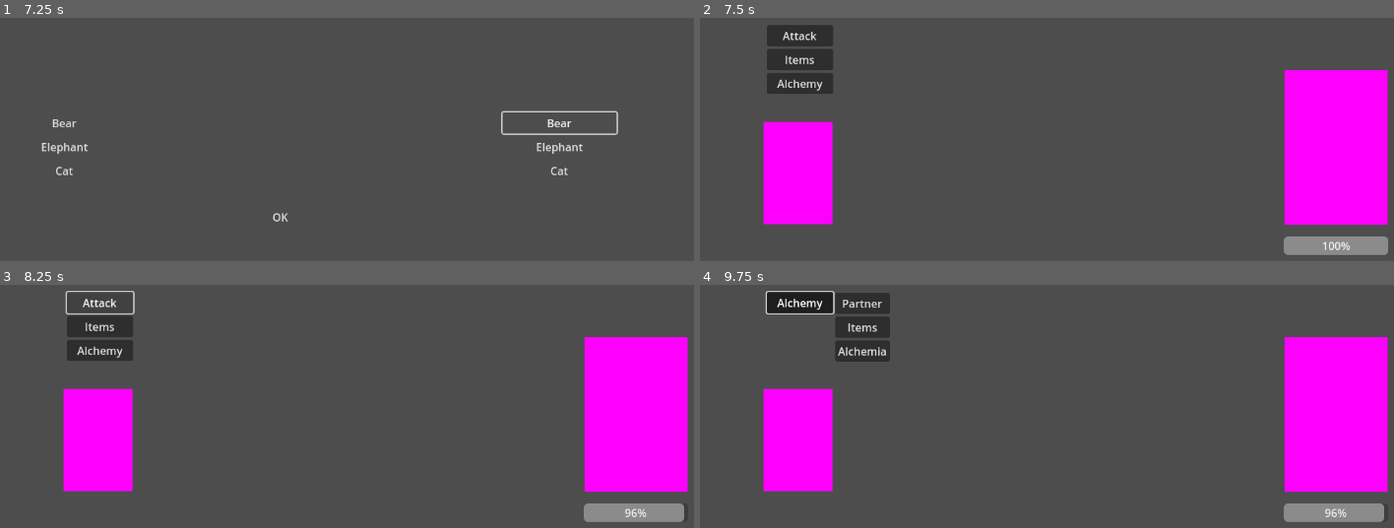
Above: before the commit, frames 1-4 (two rows, left to right).
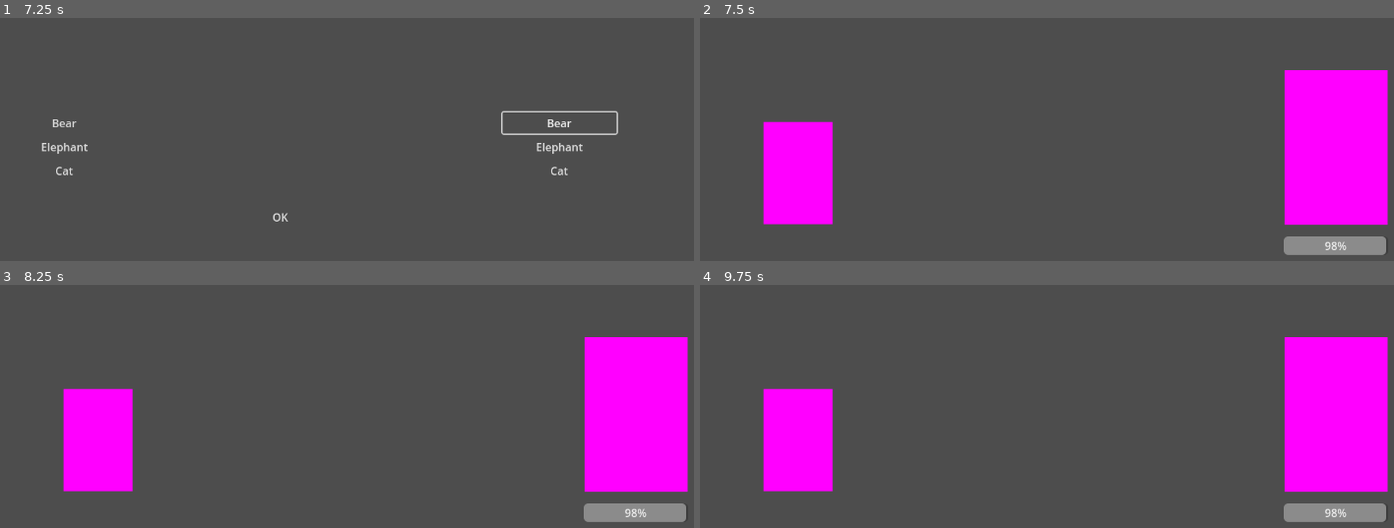
Above: after the commit, the same moments.

Repository: WolfMongress/from_the_shadows_ps_gamejam
Game: Godot game, scene res://battle_scene.tscn
Two runs of this game, one before a commit and one after it. Both use one fixed random seed, a clock stepped at 60 frames per second and the inputs below.
Inputs (mouse positions are in pixels of both pictures, inside the frame that each line leads up to):
- Up to frame 1 (7.25 s): click "Attack" at 0.5 s; click "Items" at 1.25 s; click "Alchemy" at 2 s; click "Partner" at 2.75 s; tap Enter (ui_accept) at 3.5 s; move the mouse to (485, 27) at 3.52 s; hold Enter (ui_accept) 3.53-4.25 s; click (485, 27) at 3.67 s; click "Bear" at 4.25 s; click "Elephant" at 5 s; click "Cat" at 5.75 s; click "Bear" at 6.5 s
- Up to frame 2 (7.5 s): click "OK" at 7.25 s
- Up to frame 3 (8.25 s): click (97, 302) at 8 s, where only the run before the commit has a clickable "Attack"
- Up to frame 4 (9.75 s): click (797, 326) at 8.75 s, where only the run before the commit has a clickable "Items"; click (797, 350) at 9.5 s, where only the run before the commit has a clickable "Alchemy"

Frame 1 is identical in both runs. In frame 2, 2.4% of the frame differs, in the area x 9-100%, y 2-98%; in frame 3, 1.8%; in frame 4, 2.8%, in the area x 9-99%, y 2-98%.

Commit message:
all important variables so far are global
you can now attack the boss then go to a different scene and still have the boss's health be down btw, im taking a break

Diff:
--- a/Global.gd
+++ b/Global.gd
@@ -8,7 +8,7 @@
 var beast3 = false
 
 var transformed = false
-var first_turn = true
+var player_turn = true
 
 var three_turn_countdown = 0
 
--- a/alchemia.tscn
+++ b/alchemia.tscn
@@ -31,7 +31,6 @@
 texture = SubResource("PlaceholderTexture2D_ro64n")
 
 [node name="Primary UI" type="VBoxContainer" parent="."]
-visible = false
 offset_left = -45.0
 offset_top = -217.0
 offset_right = 52.0
--- a/battle_scene.gd
+++ b/battle_scene.gd
@@ -1,4 +1 @@
 extends Node
-
-func _ready():
-	$Alchemia.load_all()
--- a/battle_scene.tscn
+++ b/battle_scene.tscn
@@ -21,10 +21,8 @@
 [node name="boss" parent="." instance=ExtResource("1_gyqp6")]
 position = Vector2(1046, 468)
 
-[node name="Alchemia" parent="." node_paths=PackedStringArray("partner", "boss") instance=ExtResource("2_b3pwu")]
+[node name="Alchemia" parent="." instance=ExtResource("2_b3pwu")]
 position = Vector2(257, 506)
-partner = NodePath("../partner")
-boss = NodePath("../boss")
 
 [node name="partner" parent="." instance=ExtResource("4_85tkj")]
 position = Vector2(135, 554)
--- /dev/null
+++ b/big_potion_bottle.gd
@@ -0,0 +1,7 @@
+extends Area2D
+
+func _on_body_entered(body):
+	if $"../Goldenseal":
+		print("brewing")
+	elif $"../Armoranth":
+		print("we aint cooking")
--- a/boss_health_bar.gd
+++ b/boss_health_bar.gd
@@ -1,7 +1,7 @@
 extends ProgressBar
 
 func _ready():
-	set_value_no_signal(500)
+	set_value_no_signal(Global.boss_health)
 
 func _on_placeholderboss_boss_health_bar(health):
 	set_value_no_signal(health)
--- a/ingredient.gd
+++ b/ingredient.gd
@@ -19,12 +19,3 @@
 			linear_velocity = Vector2(0, 0)
 			lifted = not lifted
 			print(lifted)
-
-#func _unhandled_input(event):
-	#if event is InputEventMouseButton and not event.pressed:
-		#pass
-		##print("test")
-	#if lifted and event is InputEventMouseMotion:
-		#pass
-		##print("test2")
-		##position = get_viewport().get_mouse_position()
--- a/item_alchemy.tscn
+++ b/item_alchemy.tscn
@@ -1,12 +1,14 @@
-[gd_scene load_steps=14 format=3 uid="uid://egljyw1183wh"]
+[gd_scene load_steps=15 format=3 uid="uid://egljyw1183wh"]
 
+[ext_resource type="Script" path="res://big_potion_bottle.gd" id="1_gxsbl"]
 [ext_resource type="Script" path="res://ingredient.gd" id="1_qxrsq"]
 
 [sub_resource type="PlaceholderTexture2D" id="PlaceholderTexture2D_wpxek"]
 
+[sub_resource type="PlaceholderTexture2D" id="PlaceholderTexture2D_cf67s"]
+
 [sub_resource type="CircleShape2D" id="CircleShape2D_hr4d7"]
-
-[sub_resource type="PlaceholderTexture2D" id="PlaceholderTexture2D_cf67s"]
+radius = 24.1868
 
 [sub_resource type="PlaceholderTexture2D" id="PlaceholderTexture2D_yt1wt"]
 
@@ -25,10 +27,10 @@
 size = Vector2(172, 0.341545)
 
 [sub_resource type="RectangleShape2D" id="RectangleShape2D_2lnc7"]
-size = Vector2(150.443, 0.66209)
+size = Vector2(119.87, 1.6051)
 
 [sub_resource type="RectangleShape2D" id="RectangleShape2D_4ioc0"]
-size = Vector2(152.03, 0.398125)
+size = Vector2(118.999, 2.28773)
 
 [node name="item_alchemy" type="Node2D"]
 
@@ -36,10 +38,11 @@
 position = Vector2(593, 396)
 scale = Vector2(5.374, 5.941)
 monitorable = false
+script = ExtResource("1_gxsbl")
 
 [node name="CollisionPolygon2D" type="CollisionPolygon2D" parent="Area2D"]
 scale = Vector2(1, 1.00001)
-polygon = PackedVector2Array(-2, -16, -2, -10, -16, 12, 16, 12, 2, -10, 2, -16)
+polygon = PackedVector2Array(-5.39635, -15.9904, -5.58244, -6.05952, -16, 12, 16, 12, 6.69892, -6.05952, 6.885, -15.9904)
 
 [node name="Sprite2D" type="Sprite2D" parent="Area2D"]
 visible = false
@@ -47,72 +50,72 @@
 scale = Vector2(31.8199, 28.2781)
 texture = SubResource("PlaceholderTexture2D_wpxek")
 
-[node name="Ingredient" type="RigidBody2D" parent="."]
+[node name="Goldenseal" type="RigidBody2D" parent="."]
 position = Vector2(225, 546)
 input_pickable = true
 can_sleep = false
 script = ExtResource("1_qxrsq")
 metadata/_edit_group_ = true
 
-[node name="CollisionShape2D" type="CollisionShape2D" parent="Ingredient"]
-shape = SubResource("CircleShape2D_hr4d7")
-
-[node name="Sprite2D" type="Sprite2D" parent="Ingredient"]
-position = Vector2(0.499997, -1.14441e-05)
+[node name="Sprite2D" type="Sprite2D" parent="Goldenseal"]
+position = Vector2(0.5, 0)
 scale = Vector2(49, 48)
 texture = SubResource("PlaceholderTexture2D_cf67s")
 
-[node name="Ingredient2" type="RigidBody2D" parent="."]
+[node name="CollisionShape2D" type="CollisionShape2D" parent="Goldenseal"]
+shape = SubResource("CircleShape2D_hr4d7")
+
+[node name="Armoranth" type="RigidBody2D" parent="."]
 position = Vector2(379, 544)
 input_pickable = true
 script = ExtResource("1_qxrsq")
 metadata/_edit_group_ = true
 
-[node name="CollisionShape2D" type="CollisionShape2D" parent="Ingredient2"]
+[node name="CollisionShape2D" type="CollisionShape2D" parent="Armoranth"]
 shape = SubResource("CircleShape2D_hr4d7")
 
-[node name="Sprite2D" type="Sprite2D" parent="Ingredient2"]
-position = Vector2(1.83582e-05, 1.09673e-05)
+[node name="Sprite2D" type="Sprite2D" parent="Armoranth"]
+position = Vector2(3.05176e-05, 0)
 scale = Vector2(48, 48.0001)
 texture = SubResource("PlaceholderTexture2D_yt1wt")
 
-[node name="Ingredient3" type="RigidBody2D" parent="."]
+[node name="Stinging Nettle" type="RigidBody2D" parent="."]
 position = Vector2(593, 317)
 input_pickable = true
 script = ExtResource("1_qxrsq")
 metadata/_edit_group_ = true
 
-[node name="CollisionShape2D" type="CollisionShape2D" parent="Ingredient3"]
+[node name="Sprite2D" type="Sprite2D" parent="Stinging Nettle"]
+position = Vector2(1.4782e-05, -1.71661e-05)
+scale = Vector2(48, 48)
+texture = SubResource("PlaceholderTexture2D_vuko1")
+
+[node name="CollisionShape2D" type="CollisionShape2D" parent="Stinging Nettle"]
 shape = SubResource("CircleShape2D_hr4d7")
 
-[node name="Sprite2D" type="Sprite2D" parent="Ingredient3"]
-position = Vector2(1.19209e-05, -2.0504e-05)
-scale = Vector2(19.9999, 20)
-texture = SubResource("PlaceholderTexture2D_vuko1")
-
-[node name="Ingredient4" type="RigidBody2D" parent="."]
+[node name="Shadow" type="RigidBody2D" parent="."]
 position = Vector2(745, 540)
 input_pickable = true
 script = ExtResource("1_qxrsq")
 metadata/_edit_group_ = true
 
-[node name="CollisionShape2D" type="CollisionShape2D" parent="Ingredient4"]
+[node name="CollisionShape2D" type="CollisionShape2D" parent="Shadow"]
 shape = SubResource("CircleShape2D_hr4d7")
 
-[node name="Sprite2D" type="Sprite2D" parent="Ingredient4"]
+[node name="Sprite2D" type="Sprite2D" parent="Shadow"]
 scale = Vector2(50, 50)
 texture = SubResource("PlaceholderTexture2D_dn2o2")
 
-[node name="Ingredient5" type="RigidBody2D" parent="."]
+[node name="Star Fragment" type="RigidBody2D" parent="."]
 position = Vector2(963, 541)
 input_pickable = true
 script = ExtResource("1_qxrsq")
 metadata/_edit_group_ = true
 
-[node name="CollisionShape2D" type="CollisionShape2D" parent="Ingredient5"]
+[node name="CollisionShape2D" type="CollisionShape2D" parent="Star Fragment"]
 shape = SubResource("CircleShape2D_hr4d7")
 
-[node name="Sprite2D" type="Sprite2D" parent="Ingredient5"]
+[node name="Sprite2D" type="Sprite2D" parent="Star Fragment"]
 scale = Vector2(50, 50)
 texture = SubResource("PlaceholderTexture2D_lu20b")
 
@@ -130,30 +133,46 @@
 texture = SubResource("PlaceholderTexture2D_qr0u2")
 
 [node name="StaticBody2D2" type="StaticBody2D" parent="."]
+visible = false
 position = Vector2(593, 468)
 
 [node name="CollisionShape2D2" type="CollisionShape2D" parent="StaticBody2D2"]
+visible = false
 position = Vector2(0, -0.841492)
 shape = SubResource("RectangleShape2D_22nou")
 
 [node name="StaticBody2D3" type="StaticBody2D" parent="."]
+visible = false
 position = Vector2(550, 393)
-rotation = 2.09801
+rotation = 2.04171
 
 [node name="CollisionShape2D" type="CollisionShape2D" parent="StaticBody2D3"]
-position = Vector2(10.7257, 0.188965)
+position = Vector2(24.6286, 2.58466)
 shape = SubResource("RectangleShape2D_2lnc7")
 
 [node name="StaticBody2D4" type="StaticBody2D" parent="."]
+visible = false
 position = Vector2(677, 368)
-rotation = -2.09789
+rotation = -2.01922
 
 [node name="CollisionShape2D" type="CollisionShape2D" parent="StaticBody2D4"]
-position = Vector2(-10.554, -47.9126)
+position = Vector2(-31.0128, -41.3615)
 shape = SubResource("RectangleShape2D_4ioc0")
 
-[connection signal="input_event" from="Ingredient" to="Ingredient" method="_on_input_event"]
-[connection signal="input_event" from="Ingredient2" to="Ingredient2" method="_on_input_event"]
-[connection signal="input_event" from="Ingredient3" to="Ingredient3" method="_on_input_event"]
-[connection signal="input_event" from="Ingredient4" to="Ingredient4" method="_on_input_event"]
-[connection signal="input_event" from="Ingredient5" to="Ingredient5" method="_on_input_event"]
+[node name="brew_button" type="Button" parent="."]
+visible = false
+offset_left = 571.0
+offset_top = 476.0
+offset_right = 619.0
+offset_bottom = 507.0
+text = "Brew"
+
+[node name="Armoranth2" type="RigidBody2D" parent="."]
+
+[connection signal="area_shape_entered" from="Area2D" to="Area2D" method="_on_area_shape_entered"]
+[connection signal="body_entered" from="Area2D" to="Area2D" method="_on_body_entered"]
+[connection signal="input_event" from="Goldenseal" to="Goldenseal" method="_on_input_event"]
+[connection signal="input_event" from="Armoranth" to="Armoranth" method="_on_input_event"]
+[connection signal="input_event" from="Stinging Nettle" to="Stinging Nettle" method="_on_input_event"]
+[connection signal="input_event" from="Shadow" to="Shadow" method="_on_input_event"]
+[connection signal="input_event" from="Star Fragment" to="Star Fragment" method="_on_input_event"]
--- a/partner.gd
+++ b/partner.gd
@@ -2,82 +2,44 @@
 
 signal player_turn_end
 
-var bear_bear
-var bear_cat
-var bear_elephant
-
-var cat_bear
-var cat_cat
-var cat_elephant
-
-var elephant_bear
-var elephant_cat
-var elephant_elephant
-
-func save_partner():
-	print("saving partner")
-	Global.bear_bear = bear_bear
-	Global.bear_cat = bear_cat
-	Global.bear_elephant = bear_elephant
-
-	Global.cat_bear = cat_bear
-	Global.cat_cat = cat_cat
-	Global.cat_elephant = cat_elephant
-
-	Global.elephant_bear = elephant_bear
-	Global.elephant_cat = elephant_cat
-	Global.elephant_elephant = elephant_elephant
-
-func load_partner():
-	bear_bear = Global.bear_bear
-	bear_cat = Global.bear_cat
-	bear_elephant = Global.bear_elephant
-
-	cat_bear = Global.cat_bear
-	cat_cat = Global.cat_cat
-	cat_elephant = Global.cat_elephant
-
-	elephant_bear = Global.elephant_bear
-	elephant_cat = Global.elephant_cat
-	elephant_elephant = Global.elephant_elephant
-
+#code to change partner into chosen partner
 func _on_alchemia_bear_bear():
-	bear_bear = true
-	bear_cat = false
-	bear_elephant = false
-	cat_bear = false
-	cat_cat = false
-	cat_elephant = false
-	elephant_bear = false
-	elephant_cat = false
-	elephant_elephant = false
+	Global.bear_bear = true
+	Global.bear_cat = false
+	Global.bear_elephant = false
+	Global.cat_bear = false
+	Global.cat_cat = false
+	Global.cat_elephant = false
+	Global.elephant_bear = false
+	Global.elephant_cat = false
+	Global.elephant_elephant = false
 	$"Partner UI".visible = true
 	$"Partner UI/Ultra Weaken".visible = true
 
 func _on_alchemia_bear_cat():
-	bear_bear = false
-	bear_cat = true
-	bear_elephant = false
-	cat_bear = false
-	cat_cat = false
-	cat_elephant = false
-	elephant_bear = false
-	elephant_cat = false
-	elephant_elephant = false
+	Global.bear_bear = false
+	Global.bear_cat = true
+	Global.bear_elephant = false
+	Global.cat_bear = false
+	Global.cat_cat = false
+	Global.cat_elephant = false
+	Global.elephant_bear = false
+	Global.elephant_cat = false
+	Global.elephant_elephant = false
 	$"Partner UI".visible = true
 	$"Partner UI/Weaken".visible = true
 	$"Partner UI/Heal".visible = true
 
 func _on_alchemia_bear_elephant():
-	bear_bear = false
-	bear_cat = false
-	bear_elephant = true
-	cat_bear = false
-	cat_cat = false
-	cat_elephant = false
-	elephant_bear = false
-	elephant_cat = false
-	elephant_elephant = false
+	Global.bear_bear = false
+	Global.bear_cat = false
+	Global.bear_elephant = true
+	Global.cat_bear = false
+	Global.cat_cat = false
+	Global.cat_elephant = false
+	Global.elephant_bear = false
+	Global.elephant_cat = false
+	Global.elephant_elephant = false
 	$"Partner UI".visible = true
 	$"Partner UI/Weaken".visible = true
 	$"Partner UI/Shield".visible = true
@@ -102,5 +64,5 @@
 
 
 func _on_alchemia_partner_turn():
-	if cat_cat:
+	if Global.cat_cat:
 		pass
--- a/placeholderboss.gd
+++ b/placeholderboss.gd
@@ -1,16 +1,11 @@
 extends Area2D
 
-@export var health = 500
-signal boss_health_bar(health)
+var boss_health
+signal boss_health_bar(boss_health)
 signal player_turn
 
 func _on_alchemia_attacking_regular():
-	health = (health - (randi() % 5 + 10))
-	boss_health_bar.emit(health)
+	Global.boss_health = (Global.boss_health - (randi() % 5 + 10))
+	boss_health = Global.boss_health
+	boss_health_bar.emit(boss_health)
 	player_turn.emit()
-
-func save_boss():
-	Global.boss_health = health
-
-func load_boss():
-	health = Global.boss_health
--- a/player.gd
+++ b/player.gd
@@ -1,10 +1,4 @@
 extends StaticBody2D
-
-var transformed = false
-@export var health = 200
-@export var first_turn = true
-@export var partner : StaticBody2D
-@export var boss : Area2D
 
 signal attacking_regular #regular attack with no transformations
 signal partner_turn
@@ -22,70 +16,31 @@
 signal cat_elephant
 signal cat_cat
 
-#player transformation variables/signals
-
-var beast1
-var beast2
-var beast3
-
-
-@export var three_turn_countdown = 0
 signal transformation_submenu_active
 
 func _ready():
-	if first_turn:
+	if Global.player_turn == true:
 		$"Primary UI".show()
-		first_turn = false
-
-func save_all():
-	save_player()
-	boss.save_boss()
-	partner.save_partner()
-
-func load_all():
-	print("tres")
-	load_player()
-	boss.load_boss()
-	partner.load_partner()
-	print(transformed)
-
-func save_player():
-	Global.player_health = health
-	Global.three_turn_countdown = three_turn_countdown
-	Global.transformed = transformed
-	Global.first_turn = first_turn
-	Global.beast1 = beast1
-	Global.beast2 = beast2
-	Global.beast3 = beast3
-	#Global.primary_ui_state = $"Primary UI".is_visible()
-
-func load_player():
-	health = Global.player_health
-	three_turn_countdown = Global.three_turn_countdown
-	transformed = Global.transformed
-	first_turn = Global.first_turn
-	beast1 = Global.beast1
-	beast2 = Global.beast2
-	beast3 = Global.beast3
-	#$"Primary UI".set_visible(Global.primary_ui_state)
+	elif Global.player_turn == false:
+		$"Primary UI".hide()
 
 func _on_placeholderboss_player_turn():
 		$"Primary UI".show()
 
 func _on_attack_pressed():
-	if not transformed:
+	if not Global.transformed:
 		attacking_regular.emit()
 	else:
 		transformation_submenu_active.emit()
-		if beast1 == true:
+		if Global.beast1 == true:
 			pass
 	partner_turn.emit()
 
 #code doing with partner transformations
 func _on_partner_pressed():
+	Global.player_turn = false
 	$"Primary UI".hide()
 	await get_tree().create_timer(1.0).timeout
-	save_all()
 	get_tree().change_scene_to_file("res://partner_shadowplay.tscn")
 
 func _on_partner_shadowplay_bear_bear_selection():
@@ -136,27 +91,25 @@
 #code doing with items
 func _on_items_pressed():
 	$"Primary UI".hide()
-	save_all()
 	get_tree().change_scene_to_file("res://item_alchemy.tscn")
 
 
 #code doing with player transformations
 func _on_alchemia_pressed():
 	$"Primary UI".hide()
-	save_all()
 	get_tree().change_scene_to_file("res://transformations.tscn")
 
 func _on_transformations_transformed():
-	transformed = true
+	Global.transformed = true
 
 func _on_transformations_beast_1_transformation():
-	beast1 = true
-	three_turn_countdown = 3
+	Global.beast1 = true
+	Global.three_turn_countdown = 3
 
 func _on_transformations_beast_2_transformation():
-	beast2 = true
-	three_turn_countdown = 3
+	Global.beast2 = true
+	Global.three_turn_countdown = 3
 
 func _on_transformations_beast_3_transformation():
-	beast3 = true
-	three_turn_countdown = 3
+	Global.beast3 = true
+	Global.three_turn_countdown = 3
Not shown: 5 places in alchemia.tscn that only renumber resources
Not shown: 3 places in boss.tscn that only renumber resources
Not shown: 1 places in partner.tscn that only renumber resources
